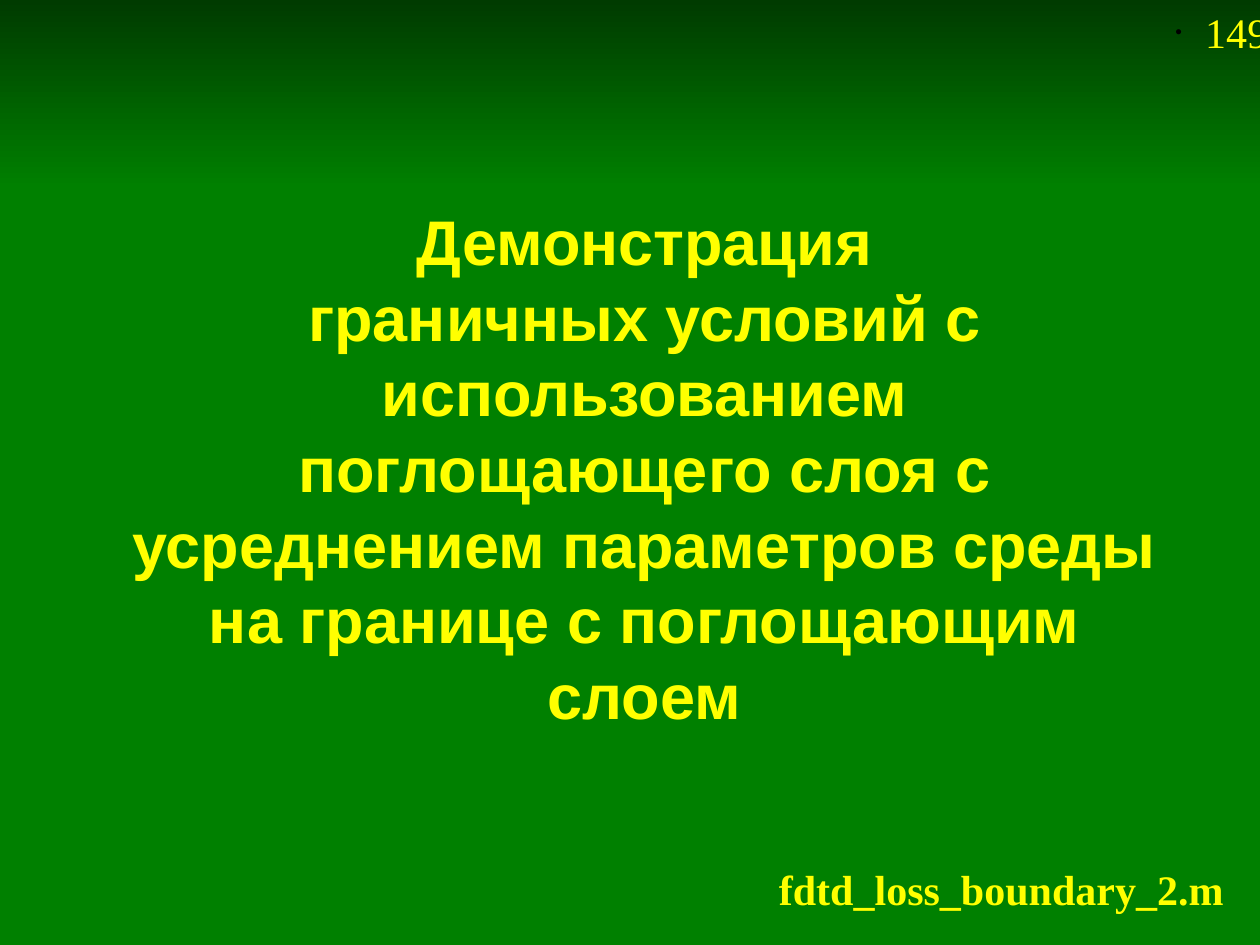
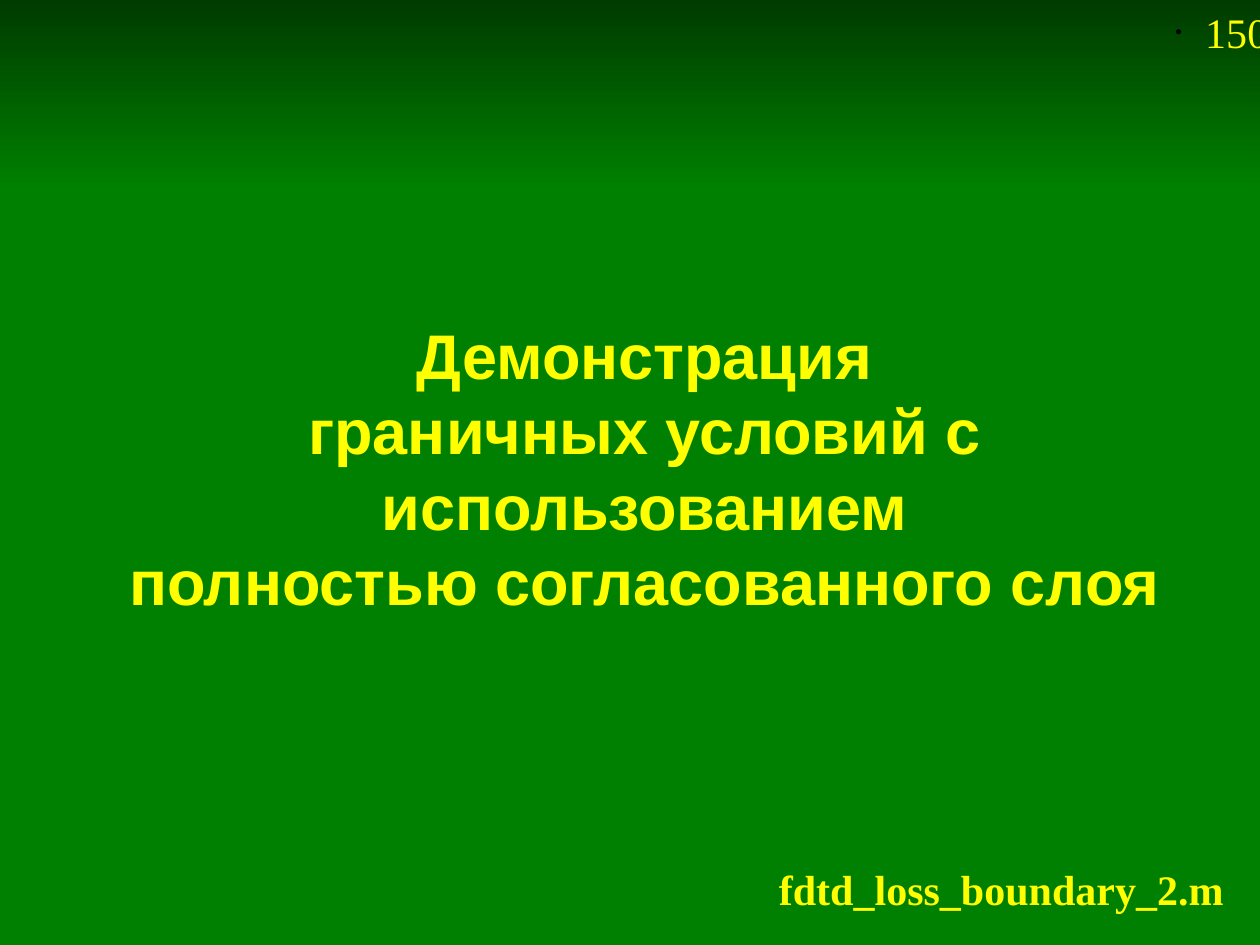
Before and after one commit to andris0147sv/modelling, a slide deck: slide 150 of presentations/2. FDTD.odp (slide 149 before the commit). Drawn at 1260x945 pixels with LibreOffice and Linux fonts; fonts in the diff are those of the drawing. Boxes give left, top, right and bottom in pixels: in the first picture for what was removed or moved away, otherwise in the second. Text is boxed around its words. In the diff, an @@ line names an element or a change of style, - is before the commit and + after.

```diff
--- a/presentations/2. FDTD.odp
+++ b/presentations/2. FDTD.odp
@@ page number at [1205,20,1260,49]: text changed @@
-• 149
+• 150
@@ title at [129,335,1160,606]: text changed @@
-Демонстрация
-граничных условий с использованием
-поглощающего слоя с
-усреднением параметров среды
-на границе с поглощающим слоем
+Демонстрация
+граничных условий с использованием
+полностью согласованного слоя
```
Also in this commit, not shown: 5 other slides changed, 3 slides added, 8 slides removed, 6 other files.
